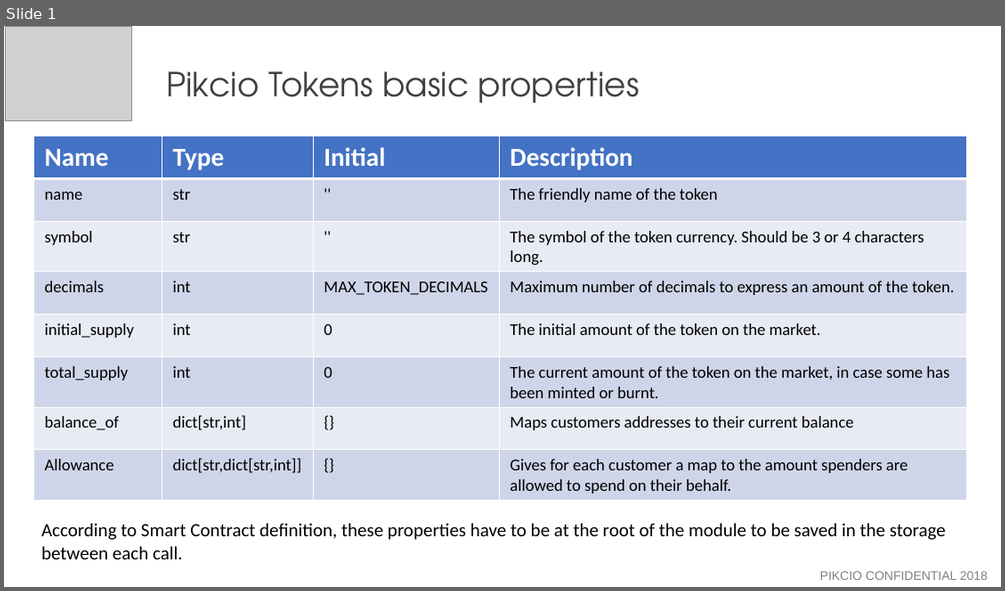
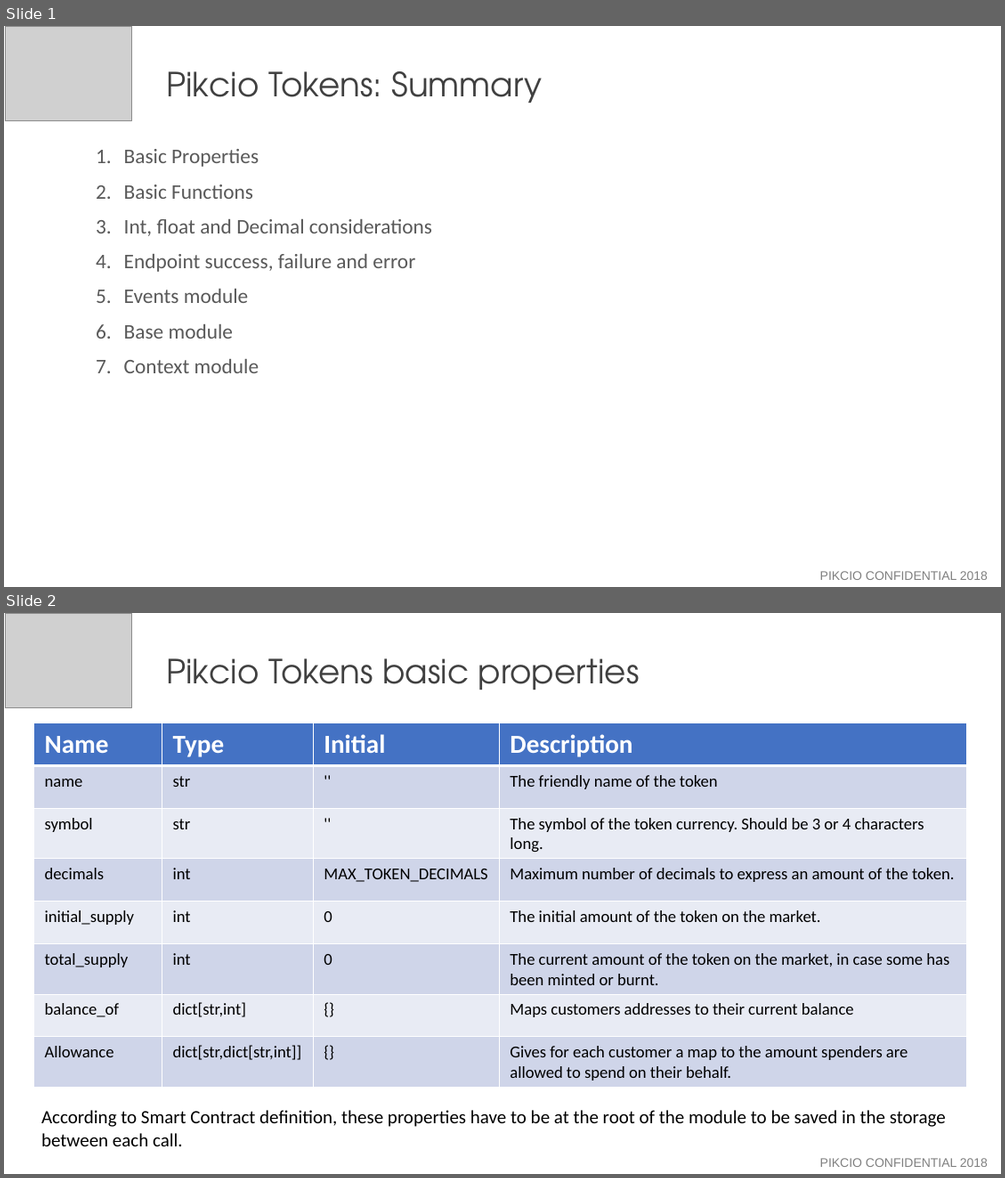
Before and after one commit to thibault-yellowstones/pikcio-tokens, a slide deck: Pikcio_tokens.pptx. Shown one above the other, each under a label of ours: slide 1 before the commit, slides 1 and 2 after it. The pictures are 1005x591 and 1005x1178 pixels, drawn with LibreOffice and Linux fonts; fonts in the diff are those of the drawing; grey boxes stand for pictures. Boxes give left, top, right and bottom in pixels: in the first picture for what was removed or moved away, otherwise in the second. Text is boxed around its words. In the diff, an @@ line names an element or a change of style, - is before the commit and + after.

```diff
--- a/Pikcio_tokens.pptx
+++ b/Pikcio_tokens.pptx
@@ slide 1 added at (4,26,1001,587), background #FFFFFF @@
@@ picture added at (5,26,132,120) @@
@@ text added at (166,71,542,103), 32 pt, text #404040 @@
+Pikcio Tokens: Summary
@@ text added at (124,149,432,373), 20 pt, text #595959 @@
+1. Basic Properties
+2. Basic Functions
+3. Int, float and Decimal considerations
+4. Endpoint success, failure and error
+5. Events module
+6. Base module
+7. Context module
@@ text added at (820,571,987,580), 12 pt, text #808080 @@
+PIKCIO CONFIDENTIAL 2018
@@ what was slide 1 is now slide 2 @@
```
Also in this commit, not shown: 1 slide changed, 6 other slides added.
